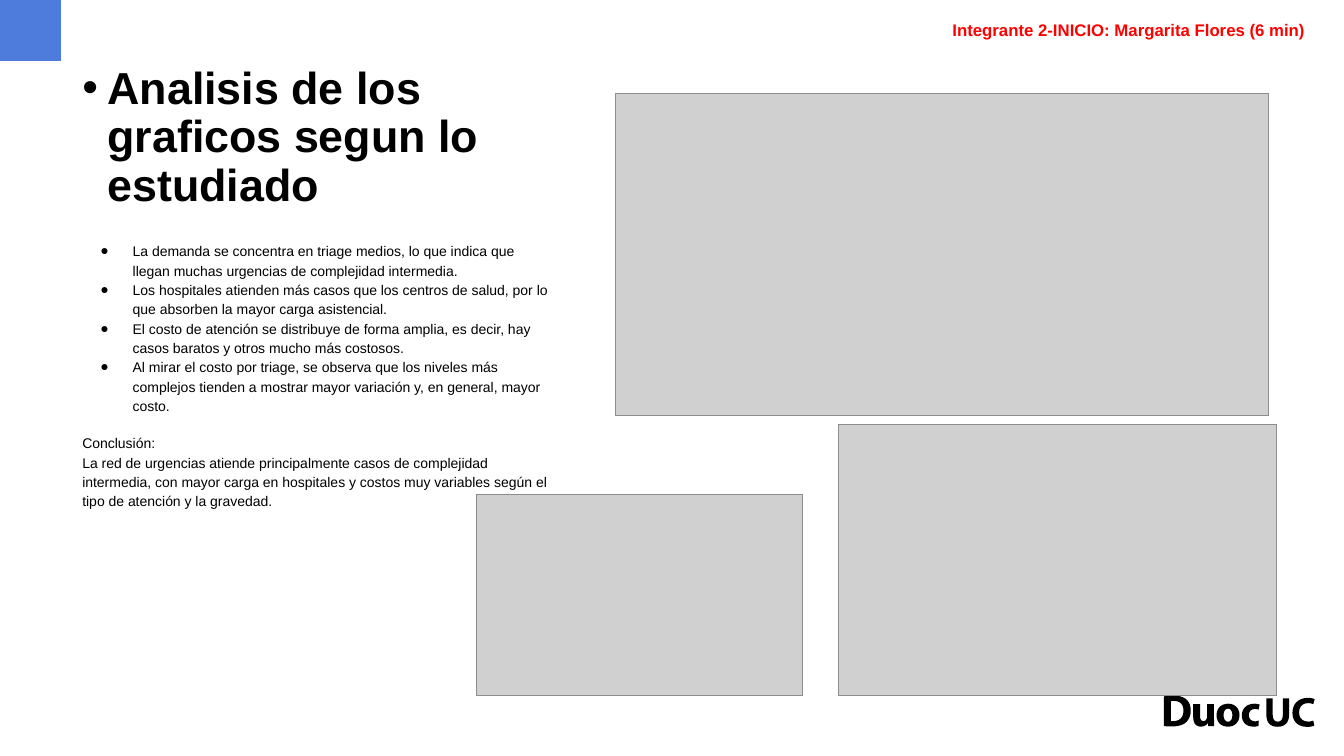
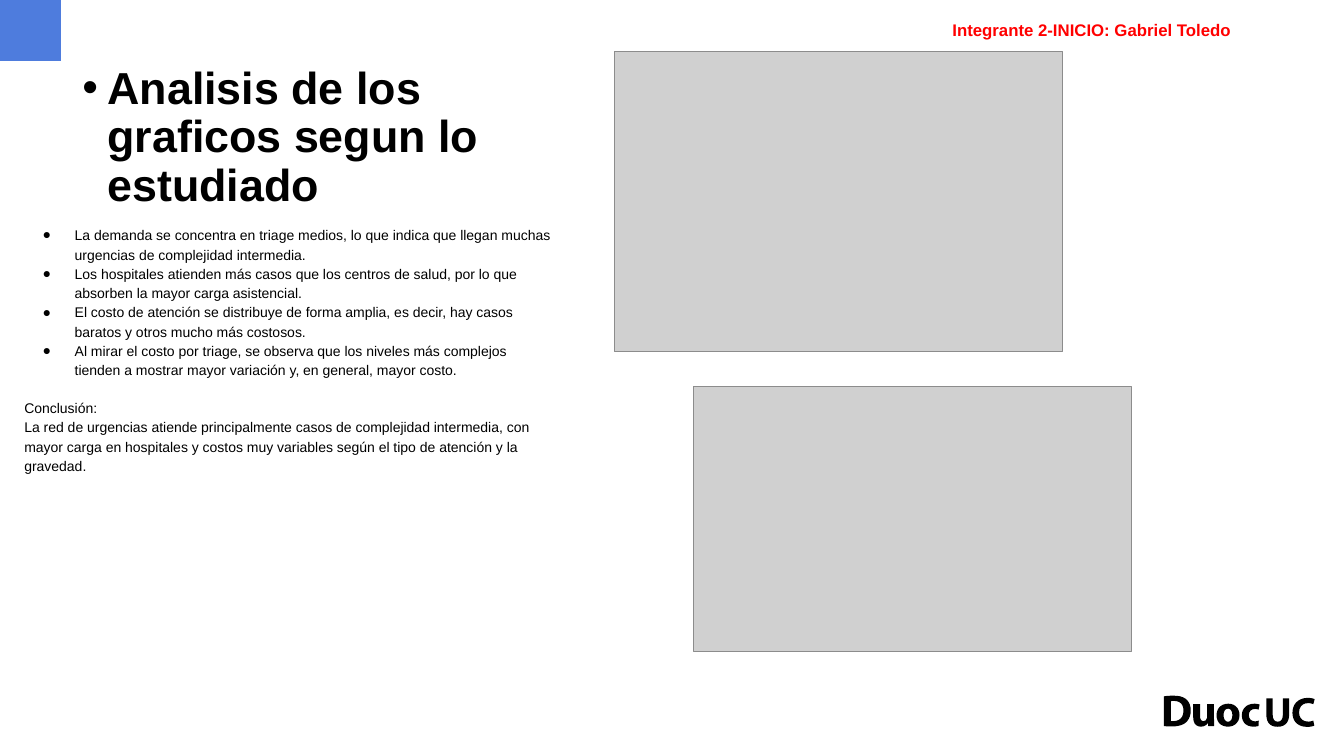
Before and after one commit to GabTo0011/entrega_1-prog_para_ciencia_datos, a slide deck: slide 8 of docs/Formato presentacion evaluacion parcial 1.pptx. Drawn at 1344x756 pixels with LibreOffice and Linux fonts; fonts in the diff are those of the drawing; grey boxes stand for pictures; background and template pictures are left out. Boxes give left, top, right and bottom in pixels: in the first picture for what was removed or moved away, otherwise in the second. Text is boxed around its words. In the diff, an @@ line names an element or a change of style, - is before the commit and + after.

```diff
--- a/docs/Formato presentacion evaluacion parcial 1.pptx
+++ b/docs/Formato presentacion evaluacion parcial 1.pptx
@@ text at (952, 24, 1231, 40): text changed @@
-Integrante 2-INICIO: Margarita Flores (6 min)
+Integrante 2-INICIO: Gabriel Toledo
@@ picture: place and size @@
-picture at (616, 94, 1269, 415)
+picture at (614, 51, 1063, 352)
@@ text "La demanda se concentra en ..." rewrapped from (82, 246, 548, 509) to (24, 230, 550, 474) @@
@@ picture: place and size @@
-picture at (477, 495, 804, 697)
+picture at (694, 386, 1131, 651)
@@ picture removed at (839, 424, 1276, 697) @@
```
Also in this commit, not shown: 4 other slides changed, 2 slides added, 1 other file.
